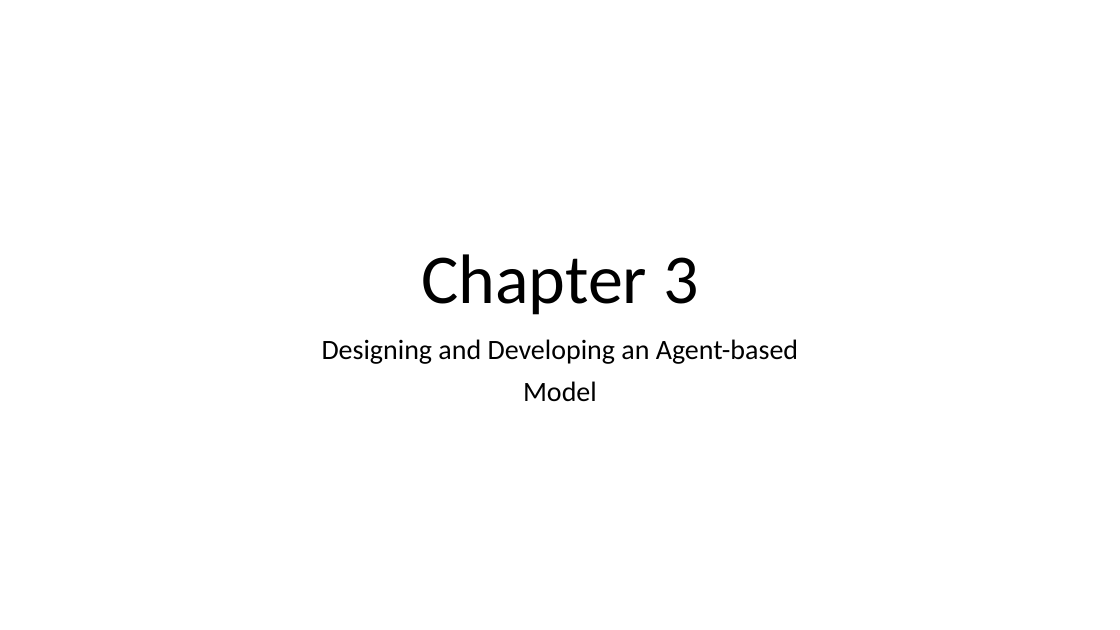
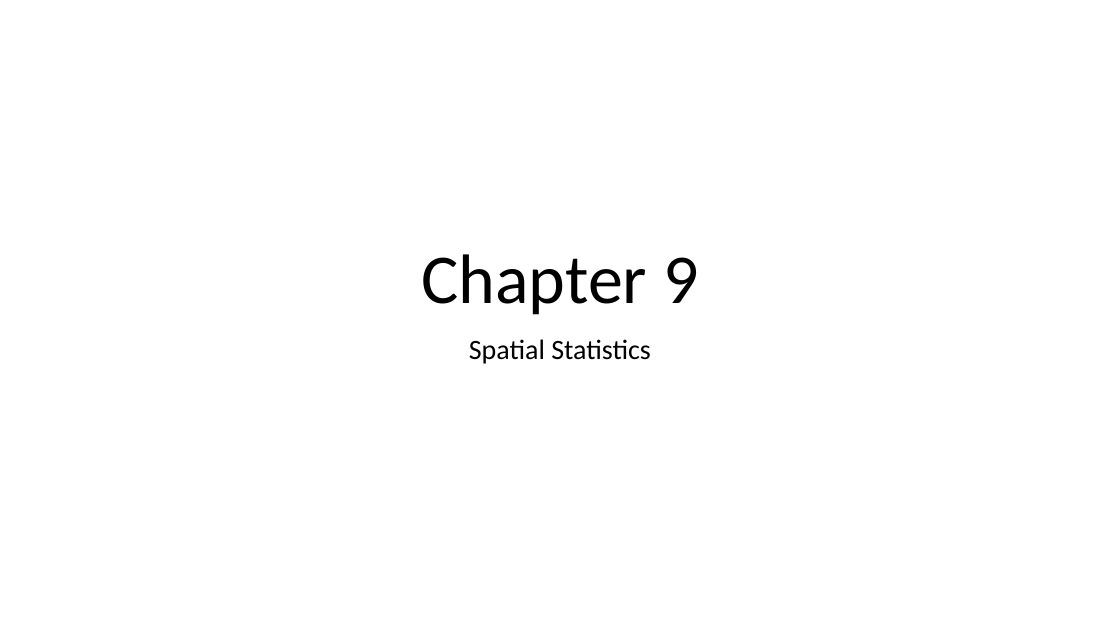
Before and after one commit to abmgis/abmgis, a slide deck: slide 1 of Chapter09-SpatialStatistics/Chapter9_Tutorial.pptx. Drawn at 1120x630 pixels with LibreOffice and Linux fonts; fonts in the diff are those of the drawing. Boxes give left, top, right and bottom in pixels: in the first picture for what was removed or moved away, otherwise in the second. Text is boxed around its words. In the diff, an @@ line names an element or a change of style, - is before the commit and + after.

Commit message:
writing lecture for chapter 9

```diff
--- a/Chapter09-SpatialStatistics/Chapter9_Tutorial.pptx
+++ b/Chapter09-SpatialStatistics/Chapter9_Tutorial.pptx
@@ title at (421, 254, 698, 315): text changed @@
-Chapter 3
+Chapter 9
@@ subtitle at (469, 339, 651, 364): text changed @@
-Designing and Developing an Agent-based
-Model
+Spatial Statistics
```
Also in this commit, not shown: 25 other files.
